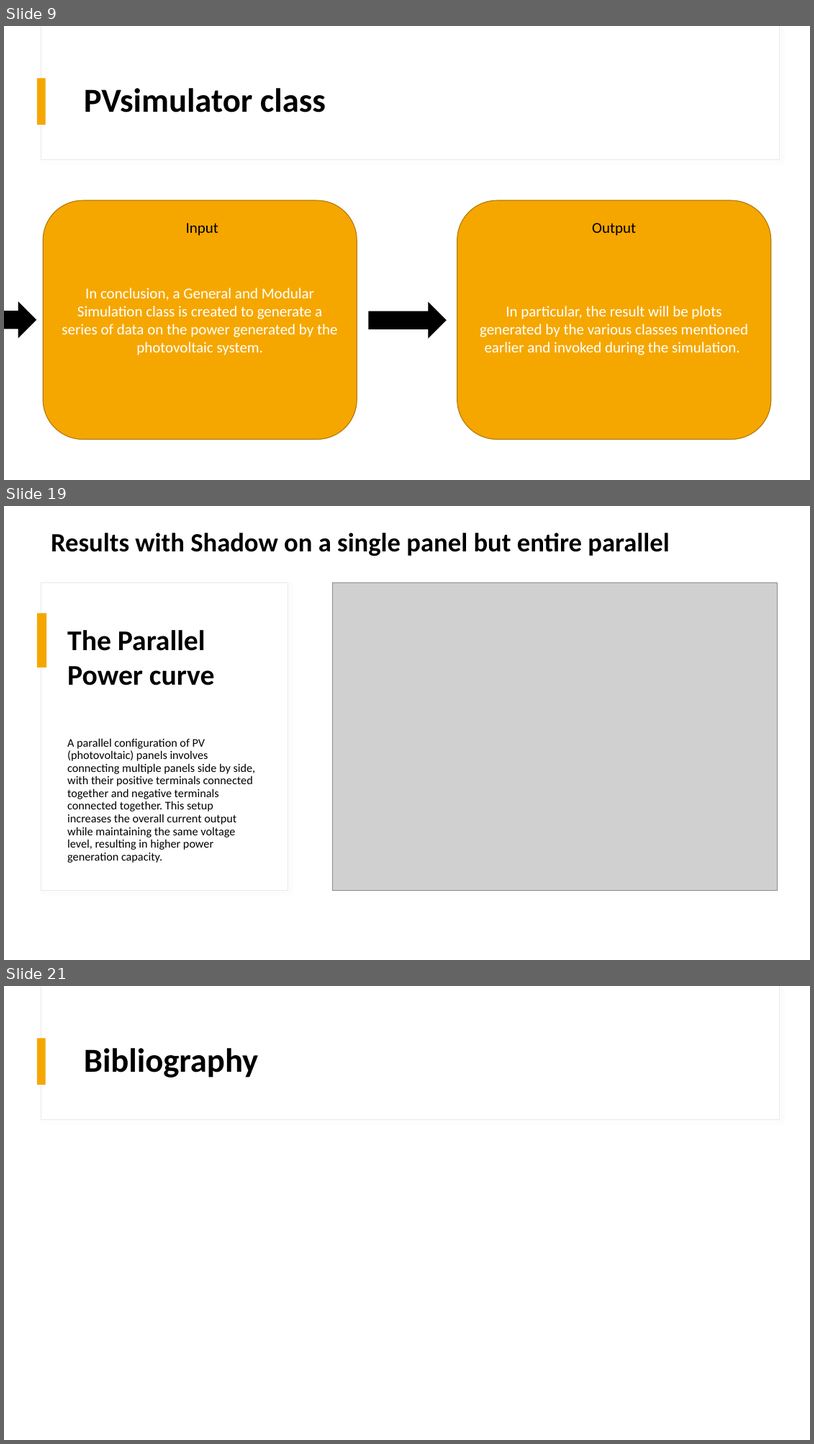
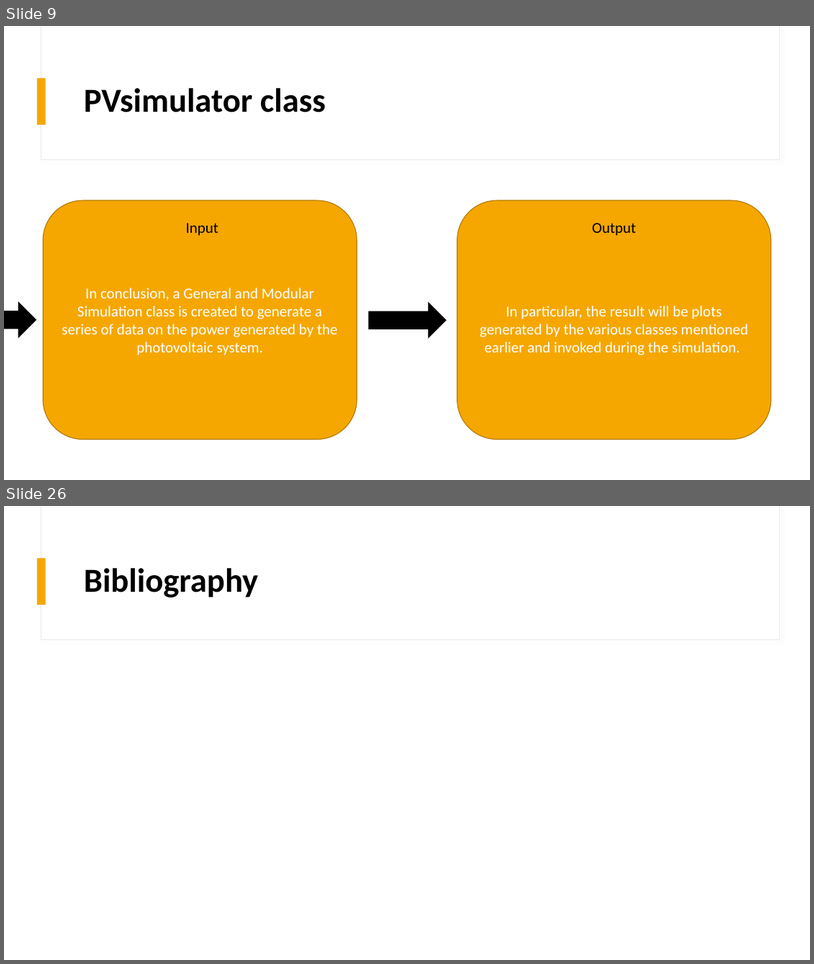
Before and after one commit to mdg217/RenewableEnergyProject, a slide deck: ProgettoRESM.pptx. Shown one above the other, each under a label of ours: slides 9, 19 and 21 before the commit, slides 9 and 26 after it; the slides between them are not shown. The pictures are 814x1444 and 814x964 pixels, drawn with LibreOffice and Linux fonts; fonts in the diff are those of the drawing; grey boxes stand for pictures. Boxes give left, top, right and bottom in pixels: in the first picture for what was removed or moved away, otherwise in the second. Text is boxed around its words. In the diff, an @@ line names an element or a change of style, - is before the commit and + after.

```diff
--- a/ProgettoRESM.pptx
+++ b/ProgettoRESM.pptx
@@ slide 19 removed at [4, 506, 810, 960], background #FFFFFF @@
@@ text removed at [51, 533, 669, 556] @@
-Results with Shadow on a single panel but entire parallel
@@ rectangle removed at [41, 583, 288, 890] @@
@@ picture removed at [332, 583, 778, 890] @@
@@ rectangle removed at [37, 613, 47, 667] @@
@@ title removed at [67, 630, 215, 685] @@
-The Parallel
-Power curve
@@ text removed at [67, 738, 256, 862] @@
-A parallel configuration of PV (photovoltaic) panels involves connecting multiple panels side by side, with their positive terminals connected together and negative terminals connected together. This setup increases the overall current output while maintaining the same voltage level, resulting in higher power generation capacity.
@@ what was slide 21 is now slide 26 @@
```
Also in this commit, not shown: 5 slides changed, 11 slides added, 5 other slides removed, 40 other files.
